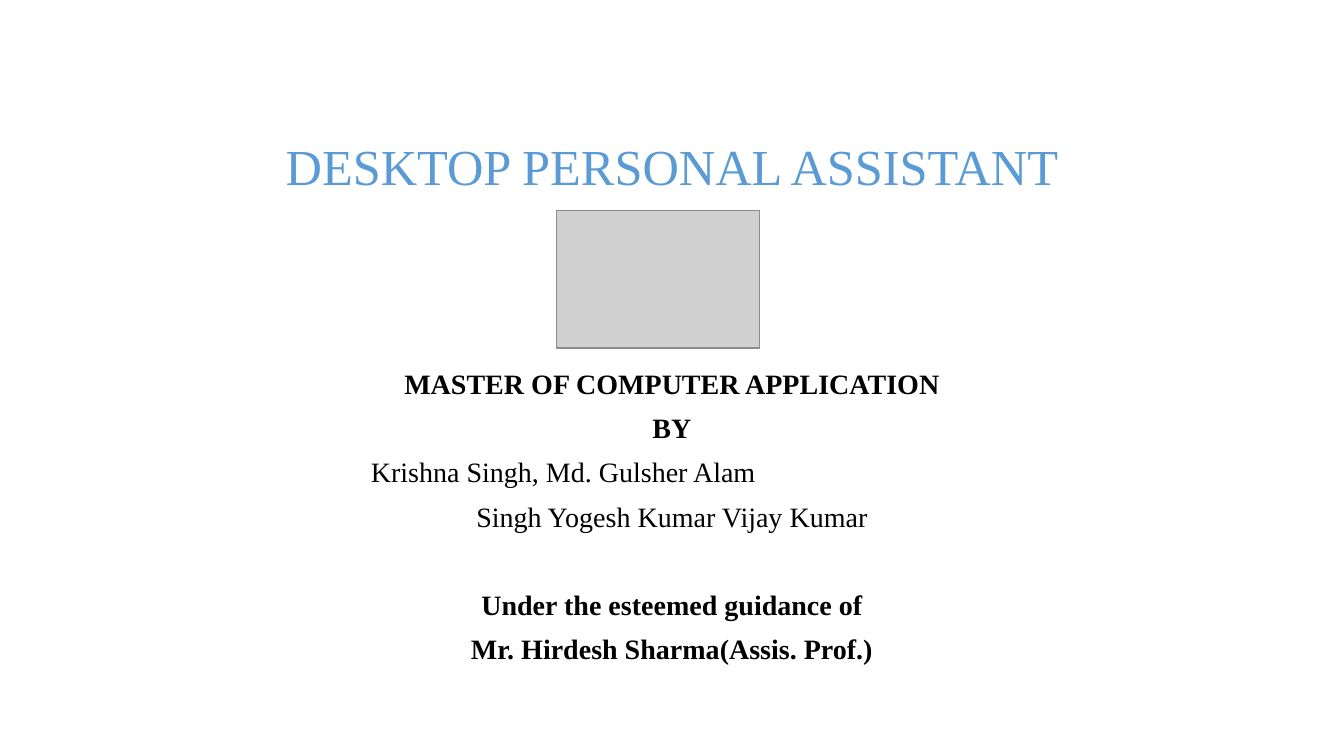
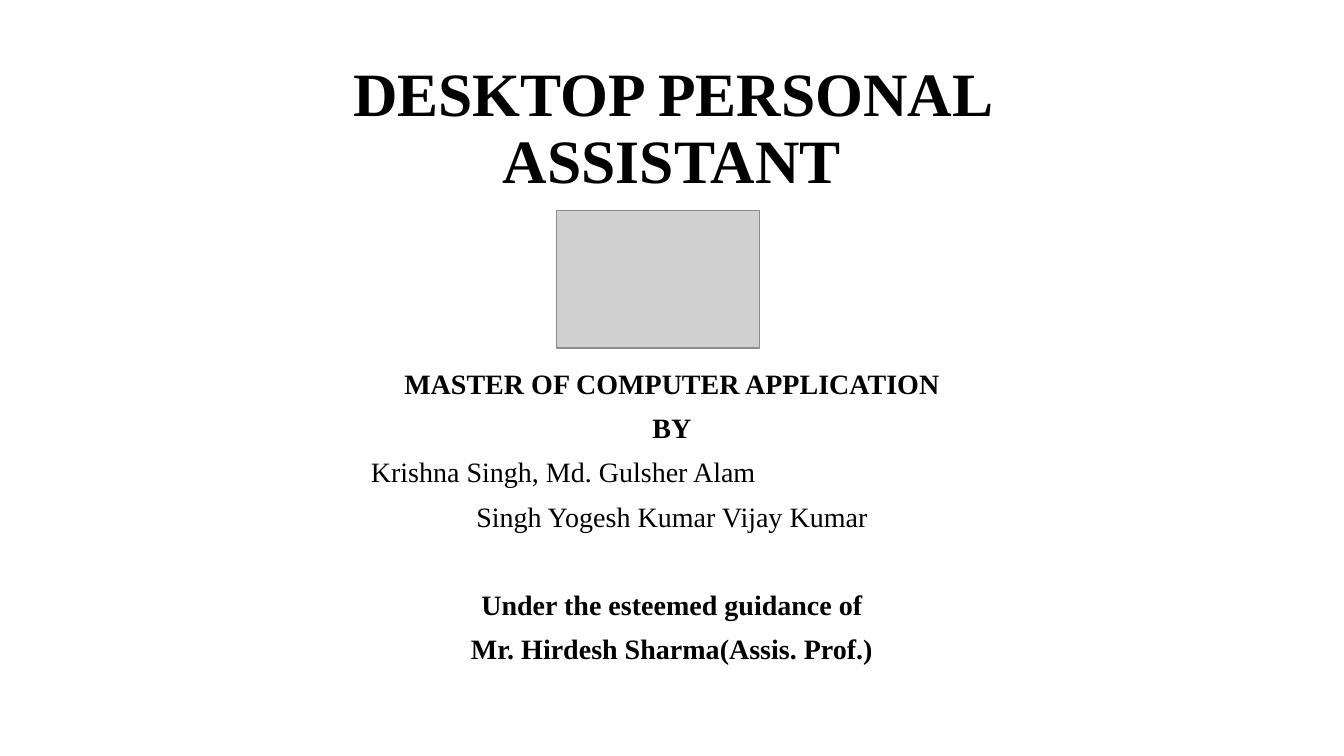
Before and after one commit to yogesh2104/miniProject, a slide deck: slide 1 of Documentation/DESKTOP PERSONAL ASSISTANT.pptx. Drawn at 1344x756 pixels with LibreOffice and Linux fonts; fonts in the diff are those of the drawing; grey boxes stand for pictures. Boxes give left, top, right and bottom in pixels: in the first picture for what was removed or moved away, otherwise in the second. Text is boxed around its words. In the diff, an @@ line names an element or a change of style, - is before the commit and + after.

```diff
--- a/Documentation/DESKTOP PERSONAL ASSISTANT.pptx
+++ b/Documentation/DESKTOP PERSONAL ASSISTANT.pptx
@@ title "DESKTOP PERSONAL ASSISTANT" at box(353, 75, 993, 184): size 36 to 44 pt, text colour #5B9BD5 to #000000, bold on @@
```
Also in this commit, not shown: 6 other slides changed, 1 slide added, 1 other file.
